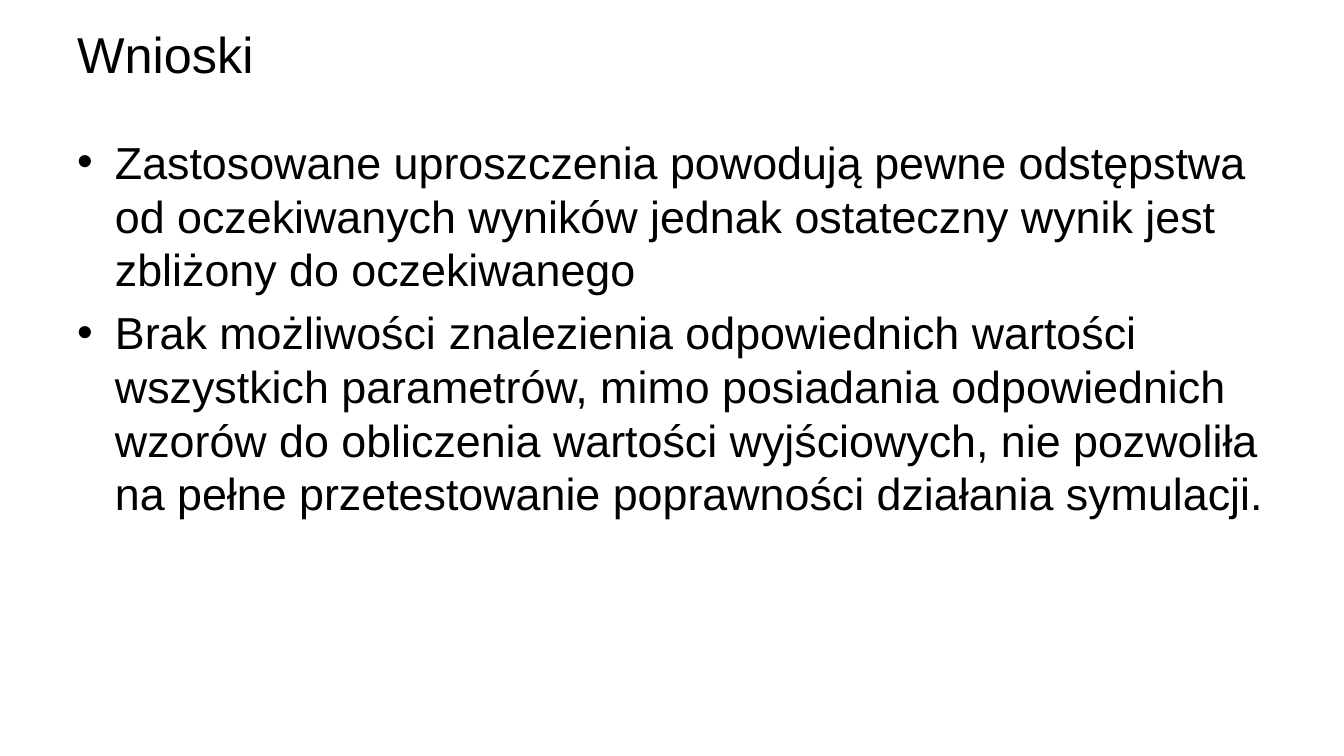
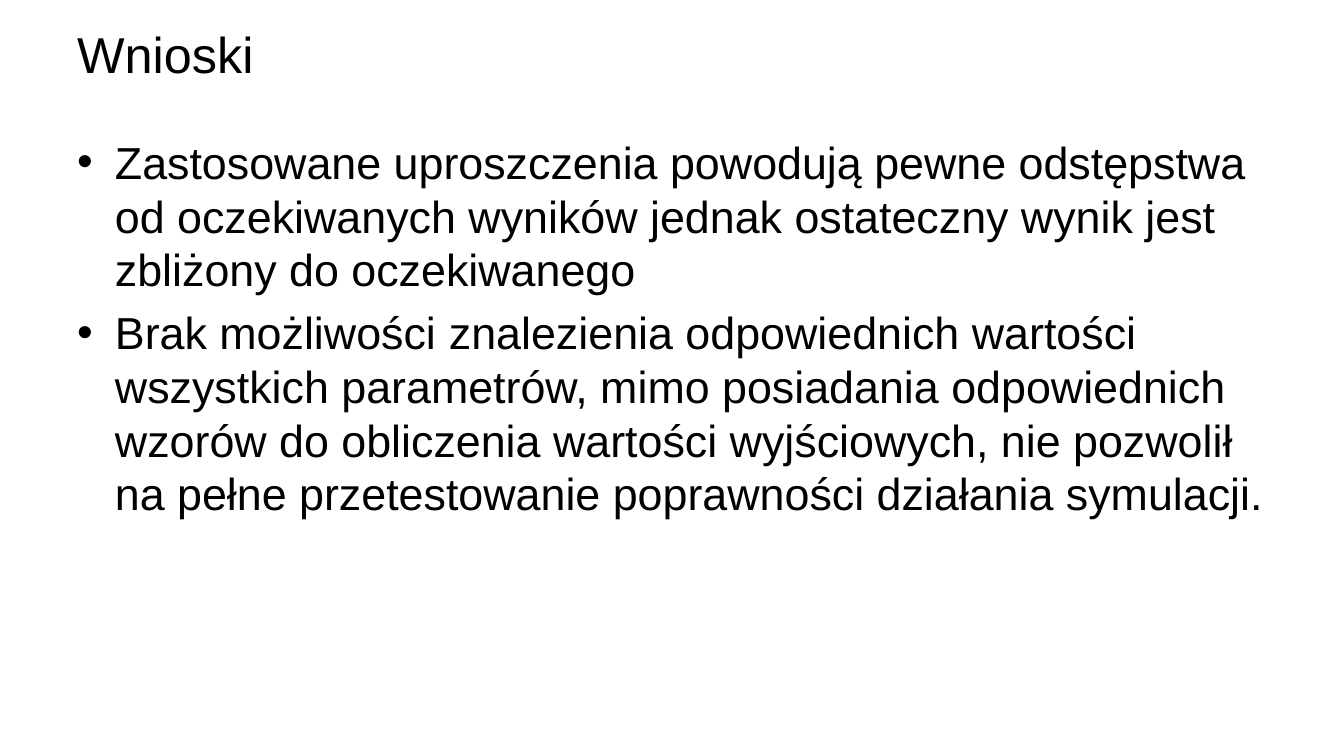
Before and after one commit to kriskyd/Symulacja-rakiety, a slide deck: slide 9 of prezentacjaTSK.pptx (slide 10 before the commit). Drawn at 1344x756 pixels with LibreOffice and Linux fonts; fonts in the diff are those of the drawing; background and template pictures are left out. Boxes give left, top, right and bottom in pixels: in the first picture for what was removed or moved away, otherwise in the second. Text is boxed around its words. In the diff, an @@ line names an element or a change of style, - is before the commit and + after.

```diff
--- a/prezentacjaTSK.pptx
+++ b/prezentacjaTSK.pptx
@@ text at (x1=115, y1=316, x2=1263, y2=519): text changed @@
-• Brak możliwości znalezienia odpowiednich wartości wszystkich parametrów, mimo posiadania odpowiednich wzorów do obliczenia wartości wyjściowych, nie pozwoliła na pełne przetestowanie poprawności działania symulacji.
+• Brak możliwości znalezienia odpowiednich wartości wszystkich parametrów, mimo posiadania odpowiednich wzorów do obliczenia wartości wyjściowych, nie pozwolił na pełne przetestowanie poprawności działania symulacji.
```
Also in this commit, not shown: 4 other slides changed, 1 slide added, 2 slides removed.
